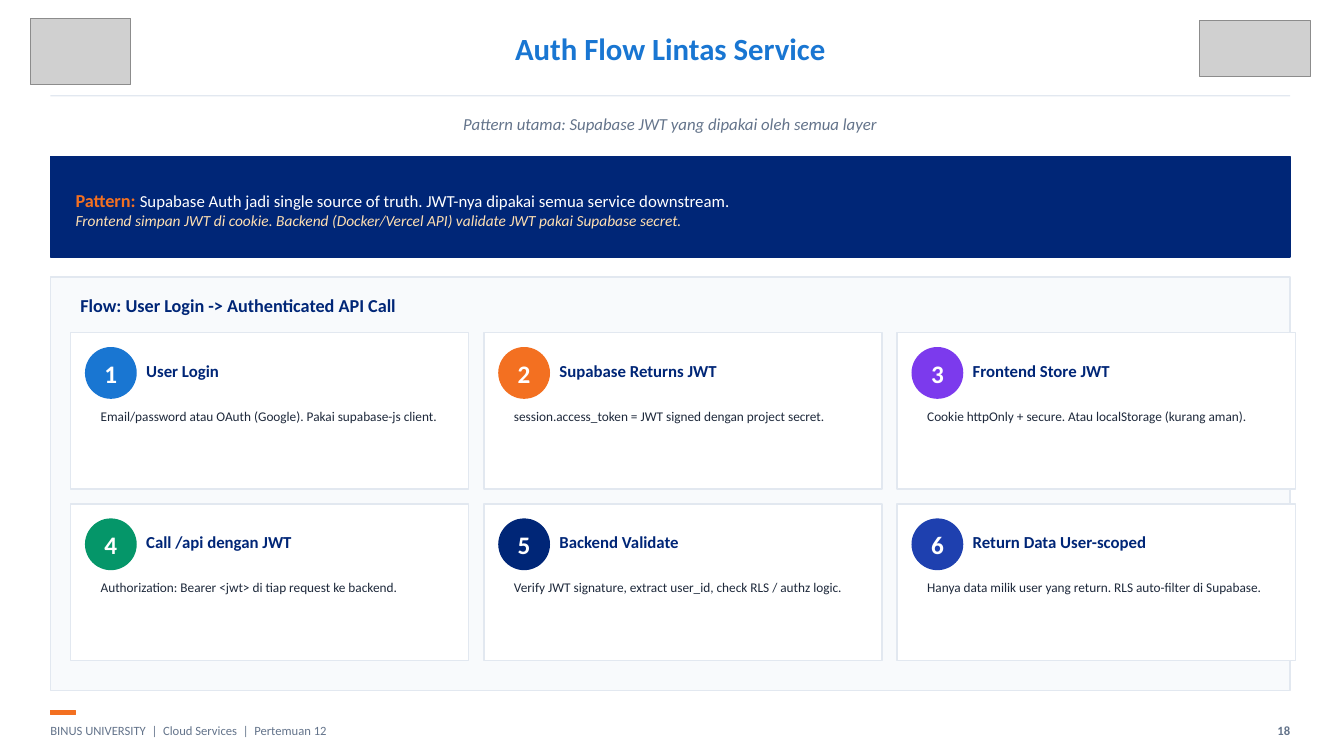
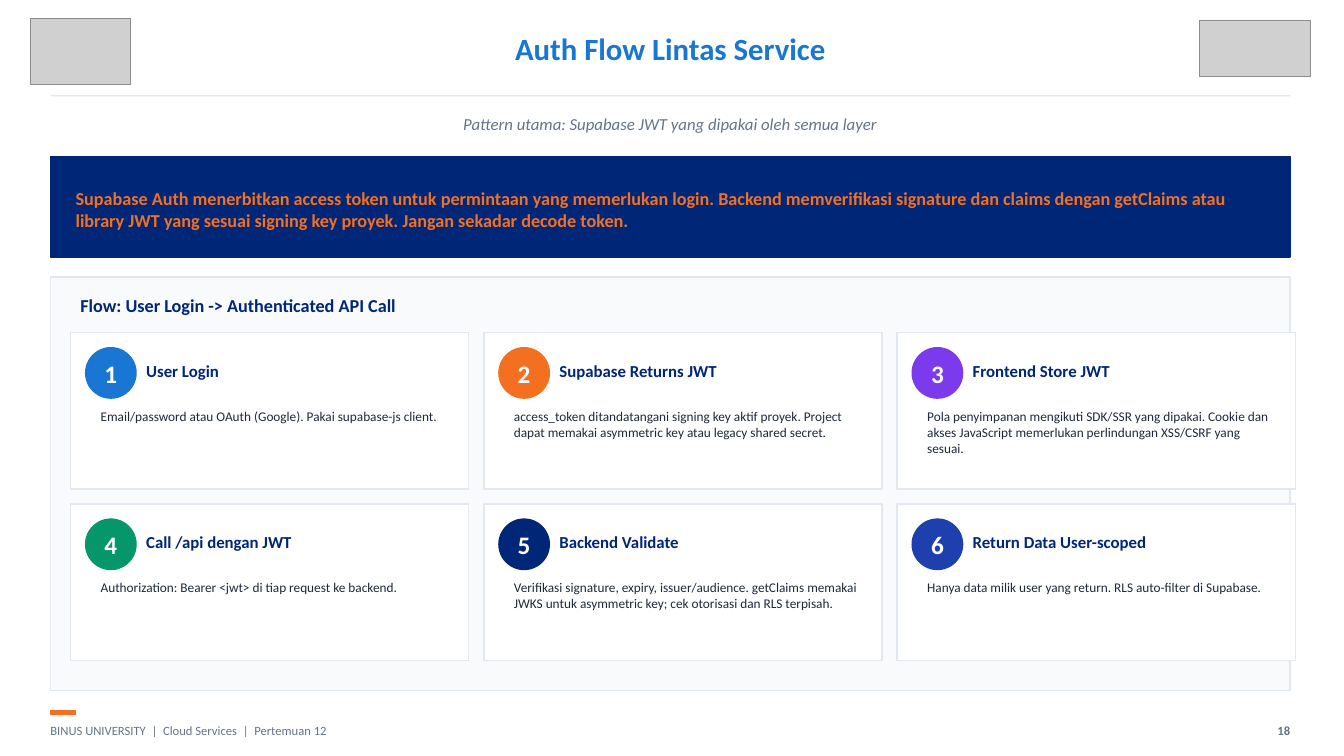
Before and after one commit to SeedFlora/meet11CloudService, a slide deck: slide 18 of slides/Teori_Pertemuan_12.pptx. Drawn at 1344x756 pixels with LibreOffice and Linux fonts; fonts in the diff are those of the drawing; grey boxes stand for pictures. Boxes give left, top, right and bottom in pixels: in the first picture for what was removed or moved away, otherwise in the second. Text is boxed around its words. In the diff, an @@ line names an element or a change of style, - is before the commit and + after.

Commit message:
Simplify local Lab 11 teaching flow and correct examples

```diff
--- a/slides/Teori_Pertemuan_12.pptx
+++ b/slides/Teori_Pertemuan_12.pptx
@@ text at box(76, 192, 1226, 230): text changed; size 11 to 13 pt; text colour #FFE0B2 to #F37021; bold on; italic off @@
-Pattern: Supabase Auth jadi single source of truth. JWT-nya dipakai semua service downstream.
-Frontend simpan JWT di cookie. Backend (Docker/Vercel API) validate JWT pakai Supabase secret.
+Supabase Auth menerbitkan access token untuk permintaan yang memerlukan login. Backend memverifikasi signature dan claims dengan getClaims atau library JWT yang sesuai signing key proyek. Jangan sekadar decode token.
@@ text at box(514, 411, 842, 440): text changed @@
-session.access_token = JWT signed dengan project secret.
+access_token ditandatangani signing key aktif proyek. Project dapat memakai asymmetric key atau legacy shared secret.
@@ text at box(927, 411, 1268, 453): text changed @@
-Cookie httpOnly + secure. Atau localStorage (kurang aman).
+Pola penyimpanan mengikuti SDK/SSR yang dipakai. Cookie dan akses JavaScript memerlukan perlindungan XSS/CSRF yang sesuai.
@@ text at box(514, 582, 856, 610): text changed @@
-Verify JWT signature, extract user_id, check RLS / authz logic.
+Verifikasi signature, expiry, issuer/audience. getClaims memakai JWKS untuk asymmetric key; cek otorisasi dan RLS terpisah.
```
Also in this commit, not shown: 4 other slides changed, 12 other files.
